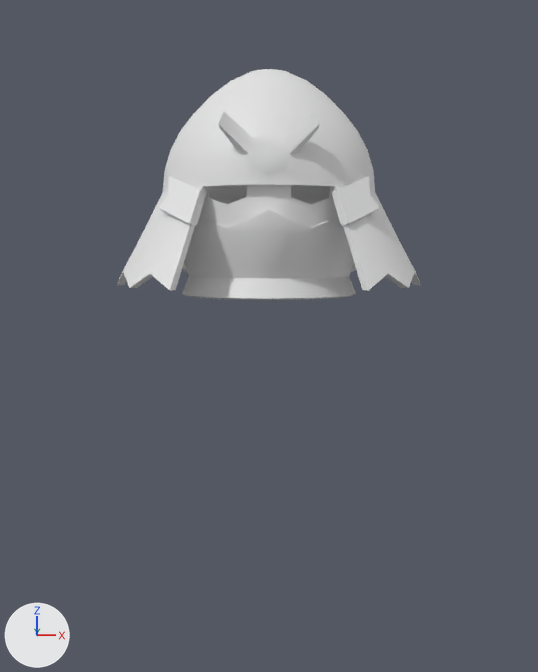
What one commit did to the Blender file Kotaro/Kotaro.blend.
Camera for both pictures: a 50 mm camera at (0.0, -3.07, 2.22) aimed at (0.0, 0.01, 1.87). The axes (+X, +Y, +Z) are drawn at lower left. The lights are the same throughout.
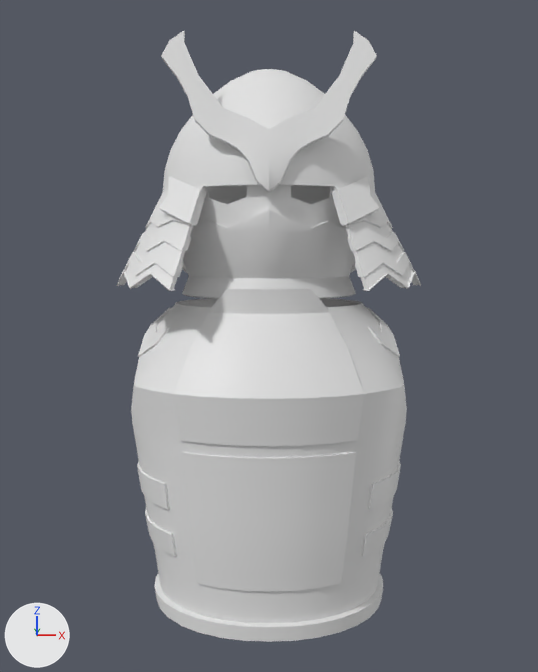
What the commit changed:
me_sphere is used by ob_sphere; location (0.0, 0.0, 0.0).
me_sphere had 602 vertices, 584 faces and spanned x 0.0..0.595, y -0.535..0.575, z 2.042..2.932.
me_sphere now has 3130 vertices, 3158 faces and spans x -0.595..0.595, y -0.546..0.575, z 0.774..2.992.
me_sphere part 1: a new loose piece of 1396 vertices spanning x -0.555..0.555, y -0.546..0.546, z 0.774..2.083.
me_sphere part 2: a new loose piece of 67 vertices spanning x -0.379..0.379, y -0.47..-0.309, z 2.417..2.992.
me_sphere part 3: 6 vertices removed from x 0.15..0.172, y -0.446..-0.416, z 2.641..2.695; 1071 vertices added at x -0.595..0.589, y -0.535..0.569, z 2.042..2.917.
Object 'Sphere' (ob_sphere) loses its MIRROR modifier named 'Mirror'.

What differs and where, as boxes (x1, y1, x2, y2) in the pictures (538 x 672 px):
'Sphere', reshaped, modifiers changed (164% taller)
    before: (117, 69, 421, 300)
    after: (117, 31, 421, 642)
part 1 of me_sphere, added
    after: (131, 289, 407, 642)
part 2 of me_sphere, added
    after: (161, 31, 377, 193)
part 3 of me_sphere, built on
    before: (219, 112, 319, 155)
    after: (117, 69, 421, 299)
